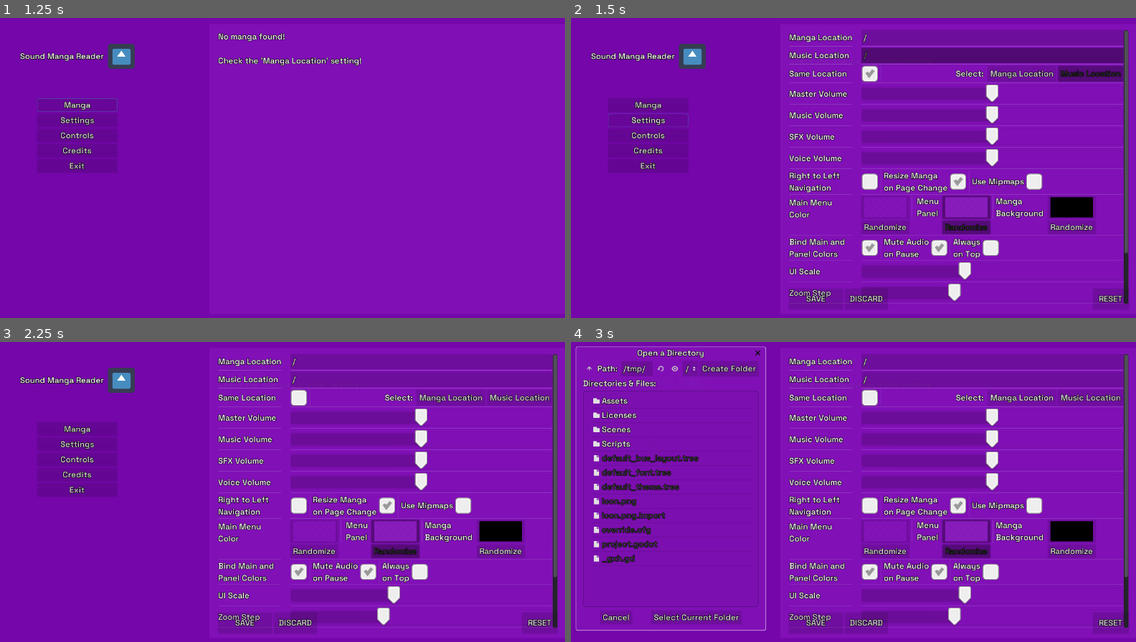
Above: before the commit, frames 1-4 (two rows, left to right).
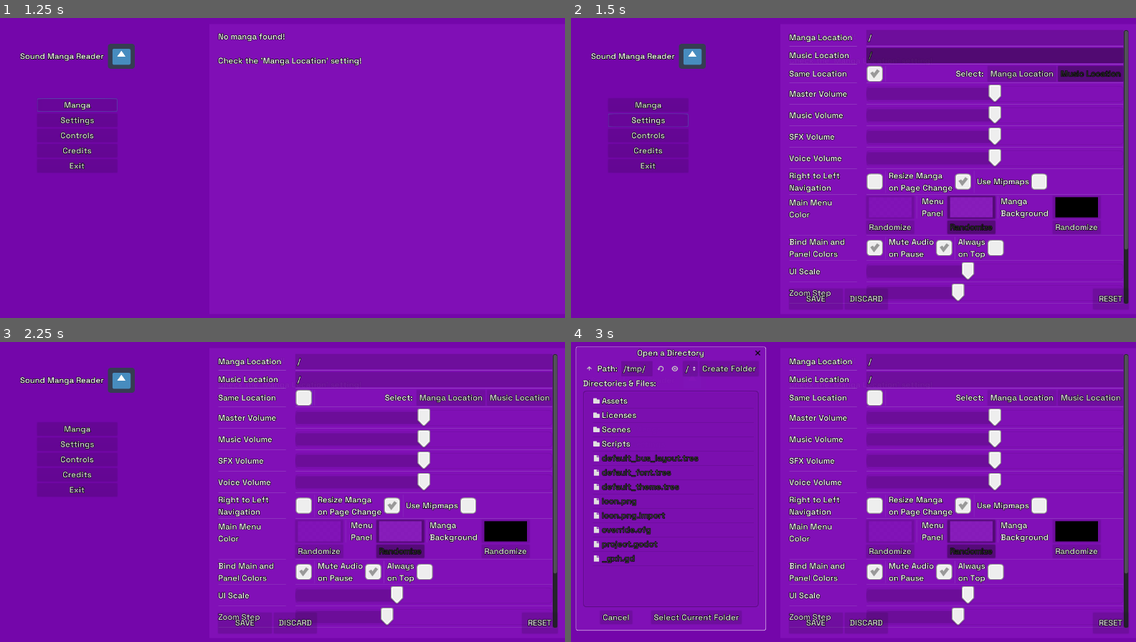
Above: after the commit, the same moments.

Repository: MrPoblin/Sound-Manga-Reader-Godot
Game: Godot game, scene res://Scenes/UI/Main.tscn
Same seed, same stepped clock (60 frames per second), same inputs: the game is played once before the commit and once after it. The engine's default icon, where the game draws it, is replaced by a stand-in: a white triangle on a blue panel in a dark square.
Inputs (mouse positions are in pixels of both pictures, inside the frame that each line leads up to; where the layout moved, square brackets give the same spot in the first picture):
- Up to frame 1 (1.25 s): click "Manga" at 0.5 s
- Up to frame 2 (1.5 s): click "Settings" at 1.25 s
- Up to frame 3 (2.25 s): click (305, 399) [299, 399] at 2 s
- Up to frame 4 (3 s): click "Manga Location" at 2.75 s

Frame 1 is identical in both runs. In frame 2, 3.9% of the frame differs, in the area x 49-99%, y 4-95%; in frame 3, 3.9%; in frame 4, 3.9%.

Commit message:
ffmpeg stuff

Diff:
--- a/Scenes/UI/Settings.tscn
+++ b/Scenes/UI/Settings.tscn
@@ -38,7 +38,7 @@
 
 [node name="SettingGrid" type="GridContainer" parent="set/SettingScroll"]
 margin_right = 1223.04
-margin_bottom = 375.0
+margin_bottom = 383.0
 size_flags_horizontal = 3
 custom_constants/vseparation = 1
 custom_constants/hseparation = 20
@@ -47,13 +47,13 @@
 
 [node name="l_storage_manga" type="Label" parent="set/SettingScroll/SettingGrid"]
 margin_top = 5.0
-margin_right = 99.0
+margin_right = 108.0
 margin_bottom = 19.0
 text = "Manga Location"
 
 [node name="le_storage_manga" type="LineEdit" parent="set/SettingScroll/SettingGrid"]
 unique_name_in_owner = true
-margin_left = 119.0
+margin_left = 128.0
 margin_right = 1223.0
 margin_bottom = 24.0
 size_flags_horizontal = 3
@@ -61,13 +61,13 @@
 
 [node name="l_storage_music" type="Label" parent="set/SettingScroll/SettingGrid"]
 margin_top = 30.0
-margin_right = 99.0
+margin_right = 108.0
 margin_bottom = 44.0
 text = "Music Location"
 
 [node name="le_storage_music" type="LineEdit" parent="set/SettingScroll/SettingGrid"]
 unique_name_in_owner = true
-margin_left = 119.0
+margin_left = 128.0
 margin_top = 25.0
 margin_right = 1223.0
 margin_bottom = 49.0
@@ -76,12 +76,12 @@
 
 [node name="l_isSame" type="Label" parent="set/SettingScroll/SettingGrid"]
 margin_top = 55.0
-margin_right = 99.0
+margin_right = 108.0
 margin_bottom = 69.0
 text = "Same Location"
 
 [node name="LocationGrid" type="GridContainer" parent="set/SettingScroll/SettingGrid"]
-margin_left = 119.0
+margin_left = 128.0
 margin_top = 50.0
 margin_right = 1223.0
 margin_bottom = 74.0
@@ -100,34 +100,34 @@
 size_flags_horizontal = 2
 
 [node name="Label" type="Label" parent="set/SettingScroll/SettingGrid/LocationGrid"]
-margin_left = 830.0
+margin_left = 821.0
 margin_top = 5.0
-margin_right = 877.0
+margin_right = 868.0
 margin_bottom = 19.0
 text = "Select: "
 
 [node name="man_but_sel" type="Button" parent="set/SettingScroll/SettingGrid/LocationGrid"]
-margin_left = 881.0
-margin_right = 992.0
+margin_left = 872.0
+margin_right = 983.0
 margin_bottom = 24.0
 mouse_default_cursor_shape = 2
 text = "Manga Location"
 
 [node name="mus_but_sel" type="Button" parent="set/SettingScroll/SettingGrid/LocationGrid"]
-margin_left = 996.0
-margin_right = 1104.0
+margin_left = 987.0
+margin_right = 1095.0
 margin_bottom = 24.0
 mouse_default_cursor_shape = 2
 text = "Music Location"
 
 [node name="l_AudioMaster" type="Label" parent="set/SettingScroll/SettingGrid"]
 margin_top = 76.0
-margin_right = 99.0
+margin_right = 108.0
 margin_bottom = 90.0
 text = "Master Volume"
 
 [node name="s_master" type="HSlider" parent="set/SettingScroll/SettingGrid"]
-margin_left = 119.0
+margin_left = 128.0
 margin_top = 75.0
 margin_right = 1223.0
 margin_bottom = 91.0
@@ -139,12 +139,12 @@
 
 [node name="l_AudioMusic" type="Label" parent="set/SettingScroll/SettingGrid"]
 margin_top = 93.0
-margin_right = 99.0
+margin_right = 108.0
 margin_bottom = 107.0
 text = "Music Volume"
 
 [node name="s_music" type="HSlider" parent="set/SettingScroll/SettingGrid"]
-margin_left = 119.0
+margin_left = 128.0
 margin_top = 92.0
 margin_right = 1223.0
 margin_bottom = 108.0
@@ -156,12 +156,12 @@
 
 [node name="l_AudioSfx" type="Label" parent="set/SettingScroll/SettingGrid"]
 margin_top = 110.0
-margin_right = 99.0
+margin_right = 108.0
 margin_bottom = 124.0
 text = "SFX Volume"
 
 [node name="s_sfx" type="HSlider" parent="set/SettingScroll/SettingGrid"]
-margin_left = 119.0
+margin_left = 128.0
 margin_top = 109.0
 margin_right = 1223.0
 margin_bottom = 125.0
@@ -173,12 +173,12 @@
 
 [node name="l_AudioVoice" type="Label" parent="set/SettingScroll/SettingGrid"]
 margin_top = 127.0
-margin_right = 99.0
+margin_right = 108.0
 margin_bottom = 141.0
 text = "Voice Volume"
 
 [node name="s_voice" type="HSlider" parent="set/SettingScroll/SettingGrid"]
-margin_left = 119.0
+margin_left = 128.0
 margin_top = 126.0
 margin_right = 1223.0
 margin_bottom = 142.0
@@ -190,13 +190,13 @@
 
 [node name="l_swap_lr" type="Label" parent="set/SettingScroll/SettingGrid"]
 margin_top = 143.0
-margin_right = 99.0
+margin_right = 108.0
 margin_bottom = 174.0
 text = "Right to Left
 Navigation"
 
 [node name="OtherGrid" type="GridContainer" parent="set/SettingScroll/SettingGrid"]
-margin_left = 119.0
+margin_left = 128.0
 margin_top = 143.0
 margin_right = 1223.0
 margin_bottom = 174.0
@@ -247,14 +247,14 @@
 
 [node name="l_color_main" type="Label" parent="set/SettingScroll/SettingGrid"]
 margin_top = 178.0
-margin_right = 99.0
+margin_right = 108.0
 margin_bottom = 226.0
 text = "Main Menu
 Color
 "
 
 [node name="ColorGrid" type="GridContainer" parent="set/SettingScroll/SettingGrid"]
-margin_left = 119.0
+margin_left = 128.0
 margin_top = 175.0
 margin_right = 1223.0
 margin_bottom = 230.0
@@ -354,13 +354,13 @@
 
 [node name="l_color_bind" type="Label" parent="set/SettingScroll/SettingGrid"]
 margin_top = 231.0
-margin_right = 99.0
+margin_right = 108.0
 margin_bottom = 262.0
 text = "Bind Main and
 Panel Colors"
 
 [node name="OtherGrid3" type="GridContainer" parent="set/SettingScroll/SettingGrid"]
-margin_left = 119.0
+margin_left = 128.0
 margin_top = 231.0
 margin_right = 1223.0
 margin_bottom = 262.0
@@ -409,12 +409,12 @@
 
 [node name="l_ui_scale" type="Label" parent="set/SettingScroll/SettingGrid"]
 margin_top = 264.0
-margin_right = 99.0
+margin_right = 108.0
 margin_bottom = 278.0
 text = "UI Scale"
 
 [node name="s_ui_scale" type="HSlider" parent="set/SettingScroll/SettingGrid"]
-margin_left = 119.0
+margin_left = 128.0
 margin_top = 263.0
 margin_right = 1223.0
 margin_bottom = 279.0
@@ -427,12 +427,12 @@
 
 [node name="l_zoom" type="Label" parent="set/SettingScroll/SettingGrid"]
 margin_top = 281.0
-margin_right = 99.0
+margin_right = 108.0
 margin_bottom = 295.0
 text = "Zoom Step"
 
 [node name="s_zoom" type="HSlider" parent="set/SettingScroll/SettingGrid"]
-margin_left = 119.0
+margin_left = 128.0
 margin_top = 280.0
 margin_right = 1223.0
 margin_bottom = 296.0
@@ -445,13 +445,13 @@
 
 [node name="l_scheme" type="Label" parent="set/SettingScroll/SettingGrid"]
 margin_top = 297.0
-margin_right = 99.0
+margin_right = 108.0
 margin_bottom = 328.0
 text = "Mouse Control
 Scheme"
 
 [node name="OtherGrid4" type="GridContainer" parent="set/SettingScroll/SettingGrid"]
-margin_left = 119.0
+margin_left = 128.0
 margin_top = 297.0
 margin_right = 1223.0
 margin_bottom = 328.0
@@ -479,7 +479,7 @@
 
 [node name="s_long_click" type="SpinBox" parent="set/SettingScroll/SettingGrid/OtherGrid4"]
 margin_left = 127.0
-margin_right = 616.0
+margin_right = 611.0
 margin_bottom = 31.0
 mouse_default_cursor_shape = 9
 size_flags_horizontal = 3
@@ -490,52 +490,58 @@
 align = 2
 suffix = "ms"
 
-[node name="ffmpeg_container" type="HBoxContainer" parent="set/SettingScroll/SettingGrid"]
+[node name="l_ffmpeg" type="Label" parent="set/SettingScroll/SettingGrid"]
+margin_top = 334.0
+margin_right = 108.0
+margin_bottom = 348.0
+text = "FFmpeg Location"
+
+[node name="ffmpeg_container3" type="HBoxContainer" parent="set/SettingScroll/SettingGrid"]
+margin_left = 128.0
 margin_top = 329.0
-margin_right = 99.0
-margin_bottom = 360.0
+margin_right = 1223.0
+margin_bottom = 353.0
 custom_constants/separation = 0
 
-[node name="l_ffmpeg" type="Label" parent="set/SettingScroll/SettingGrid/ffmpeg_container"]
-margin_right = 81.0
-margin_bottom = 31.0
-size_flags_horizontal = 3
-text = "FFmpeg
-Location"
-
-[node name="ffmpeg_help" type="Button" parent="set/SettingScroll/SettingGrid/ffmpeg_container"]
-margin_left = 81.0
-margin_right = 99.0
-margin_bottom = 31.0
+[node name="ffmpeg_help" type="Button" parent="set/SettingScroll/SettingGrid/ffmpeg_container3"]
+margin_right = 18.0
+margin_bottom = 24.0
 mouse_default_cursor_shape = 2
 text = "?"
 
-[node name="ffmpeg_container2" type="HBoxContainer" parent="set/SettingScroll/SettingGrid"]
-margin_left = 119.0
-margin_top = 329.0
-margin_right = 1223.0
-margin_bottom = 360.0
-custom_constants/separation = 0
-
-[node name="le_ffmpeg" type="LineEdit" parent="set/SettingScroll/SettingGrid/ffmpeg_container2"]
+[node name="le_ffmpeg" type="LineEdit" parent="set/SettingScroll/SettingGrid/ffmpeg_container3"]
 unique_name_in_owner = true
-margin_right = 1053.0
-margin_bottom = 31.0
+margin_left = 18.0
+margin_right = 1044.0
+margin_bottom = 24.0
 size_flags_horizontal = 3
 placeholder_text = "Get FFmpeg on ffmpeg.org/download.html"
 caret_blink = true
 
-[node name="ffmpeg_select" type="Button" parent="set/SettingScroll/SettingGrid/ffmpeg_container2"]
-margin_left = 1053.0
-margin_right = 1104.0
-margin_bottom = 31.0
+[node name="ffmpeg_select" type="Button" parent="set/SettingScroll/SettingGrid/ffmpeg_container3"]
+margin_left = 1044.0
+margin_right = 1095.0
+margin_bottom = 24.0
 mouse_default_cursor_shape = 2
 text = "Select"
 
+[node name="l_ffmpeg_behaviour" type="Label" parent="set/SettingScroll/SettingGrid"]
+margin_top = 354.0
+margin_right = 108.0
+margin_bottom = 368.0
+rect_pivot_offset = Vector2( -137, -174.6 )
+text = "FFmpeg Mode"
+
+[node name="ffmpeg_container2" type="HBoxContainer" parent="set/SettingScroll/SettingGrid"]
+margin_left = 128.0
+margin_top = 354.0
+margin_right = 1223.0
+margin_bottom = 368.0
+
 [node name="space" type="Label" parent="set/SettingScroll/SettingGrid"]
-margin_top = 361.0
-margin_right = 99.0
-margin_bottom = 375.0
+margin_top = 369.0
+margin_right = 108.0
+margin_bottom = 383.0
 text = "    "
 
 [node name="SettEndGrid" type="GridContainer" parent="set"]
@@ -608,7 +614,7 @@
 [connection signal="pressed" from="set/SettingScroll/SettingGrid/ColorGrid/b_ran_bg" to="set/SettingScroll/SettingGrid/ColorGrid" method="_on_b_ran_bg_pressed"]
 [connection signal="toggled" from="set/SettingScroll/SettingGrid/OtherGrid3/c_bind_col" to="set/SettingScroll/SettingGrid/ColorGrid" method="_on_c_bind_col_toggled"]
 [connection signal="value_changed" from="set/SettingScroll/SettingGrid/s_ui_scale" to="set/SettingScroll/SettingGrid" method="_on_s_ui_scale_value_changed"]
-[connection signal="pressed" from="set/SettingScroll/SettingGrid/ffmpeg_container2/ffmpeg_select" to="set/SelectLocation" method="_on_ffmpeg_select_pressed"]
+[connection signal="pressed" from="set/SettingScroll/SettingGrid/ffmpeg_container3/ffmpeg_select" to="set/SelectLocation" method="_on_ffmpeg_select_pressed"]
 [connection signal="pressed" from="set/SettEndGrid/SettingSave" to="set/SettingScroll/SettingGrid" method="_on_SettingSave_pressed"]
 [connection signal="pressed" from="set/SettEndGrid/SettingDiscard" to="set/SettEndGrid/SettingDiscard" method="_on_SettingDiscard_pressed"]
 [connection signal="confirmed" from="set/SettEndGrid/SettingDiscard/DiscardConf" to="set/SettEndGrid/SettingDiscard" method="_on_DiscardConf_confirmed"]
--- a/Scripts/Config.gd
+++ b/Scripts/Config.gd
@@ -10,6 +10,7 @@
 	config.set_value("storage", "manga", OS.get_system_dir(OS.SYSTEM_DIR_DOWNLOADS) + "/")
 	config.set_value("storage", "music", OS.get_system_dir(OS.SYSTEM_DIR_DOWNLOADS) + "/")
 	config.set_value("storage", "ffmpeg", "")
+	config.set_value("storage", "ffmpegMode", 1)
 	config.set_value("storage", "same", true)
 	config.set_value("controls", "swapLR", false)
 	config.set_value("controls", "auto_resize", true)
--- a/Scripts/Reader/Reader.gd
+++ b/Scripts/Reader/Reader.gd
@@ -13,7 +13,8 @@
 onready var autoResize:bool = Config.config.get_value("controls", "auto_resize")
 onready var longClick:float = Config.config.get_value("controls", "long_click", 0.1)
 onready var mouseScheme:int = Config.config.get_value("controls", "mouseScheme", 0)
-onready var ffmpegPath:String = Config.config.get_value("storage", "ffmpeg")
+onready var ffmpegPath:String = Config.config.get_value("storage", "ffmpeg", "")
+onready var ffmpegMode:int = Config.config.get_value("storage", "ffmpegMode", 1)
 var mousePos:Vector2
 var signal_received:bool = false
 var doPan:bool
@@ -126,9 +127,9 @@
 	if(!ogg_stream.data.size()):
 		if(ogg_file.open(path + file + "_vorbis.ogg", File.READ) == OK):
 			return get_audio(loop, path, file + "_vorbis")
-		else:
+		elif(ffmpegMode != 0):
 			if(ffmpegPath):
-				OS.execute(ffmpegPath, ["-i", path + file + ".ogg", "-y", path + file + "_vorbis.ogg",  "-c:a", "libvorbis"])
+				State.to_vorbis(path + file)
 				return get_audio(loop, path, file + "_vorbis")
 			elif(!State.ffmpegChecked):
 				State.ffmpegChecked = true
--- a/Scripts/State.gd
+++ b/Scripts/State.gd
@@ -1,14 +1,24 @@
 extends Node
+
+enum SYSTEM {
+	WINDOWS = 1,
+	UNIX = 2
+}
 
 var Core:Dictionary
 var FolderLocation:String
 var Folder:String
+var osType:int
 
 var ffmpegChecked:bool = false
 
 var state = ConfigFile.new() #Could be used to save, resume, track which mangas you have read
 
 func _ready():
+	if(OS.get_name() == "X11" || OS.get_name() == "OSX"):
+		osType = SYSTEM.UNIX
+	elif(OS.get_name() == "Windows"):
+		osType = SYSTEM.WINDOWS
 	var file = File.new()
 	if !file.file_exists("user://save.dat"):
 		state.set_value("save", "latest", [])
@@ -33,3 +43,6 @@
 func clearState():
 	state.set_value("save", "latest", [])
 	saveState()
+
+func to_vorbis(path) -> void:
+	OS.execute(Config.config.get_value("storage", "ffmpeg", ""), ["-i", path + ".ogg", path + "_vorbis.ogg",  "-c:a", "libvorbis"])
--- a/Scripts/UI/SettingGrid.gd
+++ b/Scripts/UI/SettingGrid.gd
@@ -4,7 +4,7 @@
 func _ready():
 	update_values()
 	separate()
-	if(OS.get_name() == "X11"): $"%le_ffmpeg".placeholder_text = "Get FFmpeg with 'sudo apt-get install ffmpeg'"
+	if(OS.get_name() == "X11"): $"%le_ffmpeg".placeholder_text = "Get FFmpeg through your package manager (ffmpeg)"
 
 
 func update_values():
